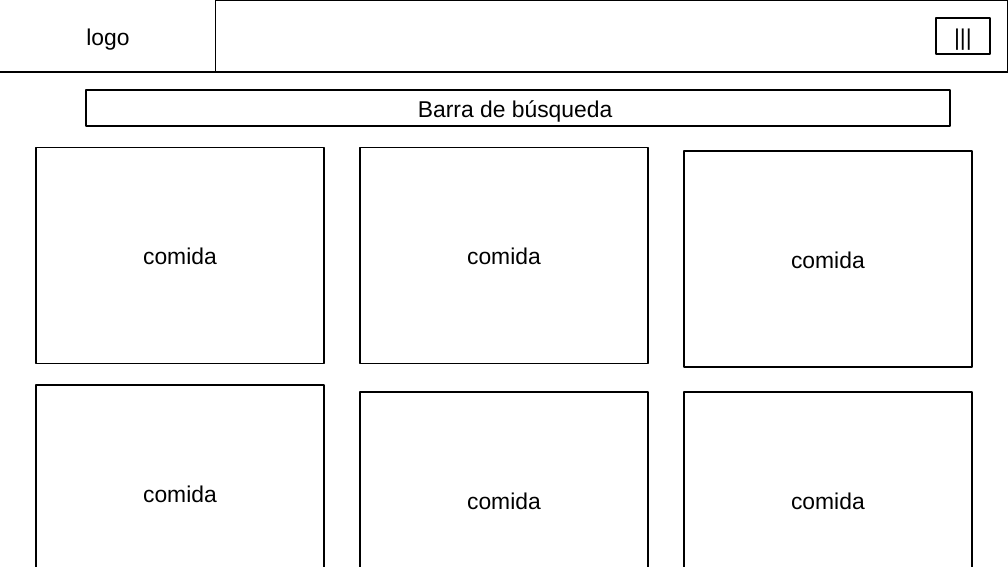
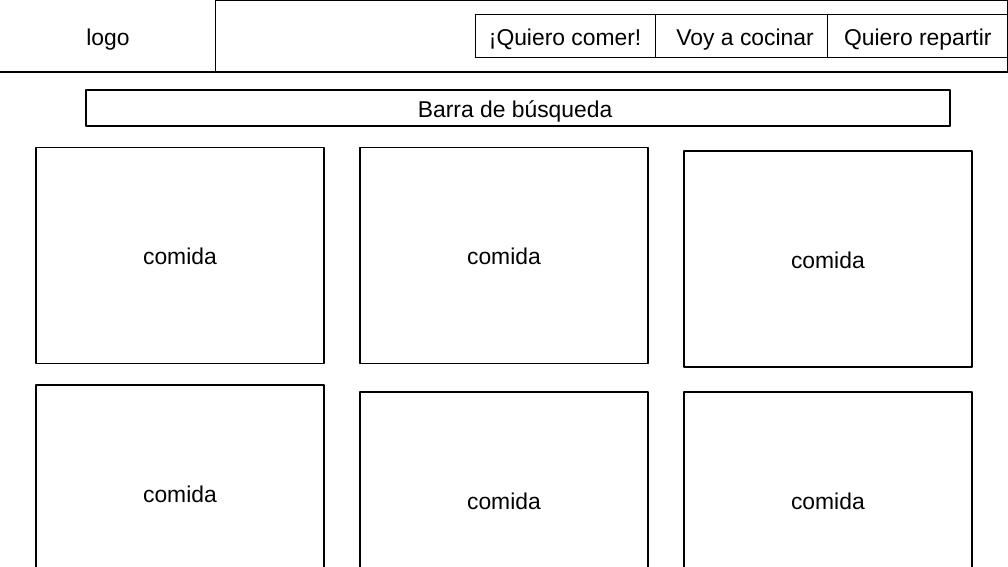
Before and after one commit to LuzMir11/KGuisadoCompradores, a slide deck: slide 7 of disenio/interface.odp (slide 2 before the commit). Drawn at 1008x567 pixels with LibreOffice and Linux fonts; fonts in the diff are those of the drawing. Boxes give left, top, right and bottom in pixels: in the first picture for what was removed or moved away, otherwise in the second. Text is boxed around its words. In the diff, an @@ line names an element or a change of style, - is before the commit and + after.

```diff
--- a/disenio/interface.odp
+++ b/disenio/interface.odp
@@ rectangle added at (x1=476, y1=15, x2=656, y2=58), fill #FFFFFF, outline #000000 0 pt, 18 pt, text #000000 @@
+¡Quiero comer!
@@ rectangle added at (x1=656, y1=15, x2=836, y2=58), fill #FFFFFF, outline #000000 0 pt, 18 pt, text #000000 @@
+Voy a cocinar
@@ rectangle added at (x1=829, y1=15, x2=1008, y2=58), fill #FFFFFF, outline #000000 0 pt, 18 pt, text #000000 @@
+Quiero repartir
@@ rectangle removed at (x1=937, y1=18, x2=991, y2=54) @@
-|||
```
Also in this commit, not shown: 1 other slide changed, 5 slides added, 2 slides removed, 21 other files.
